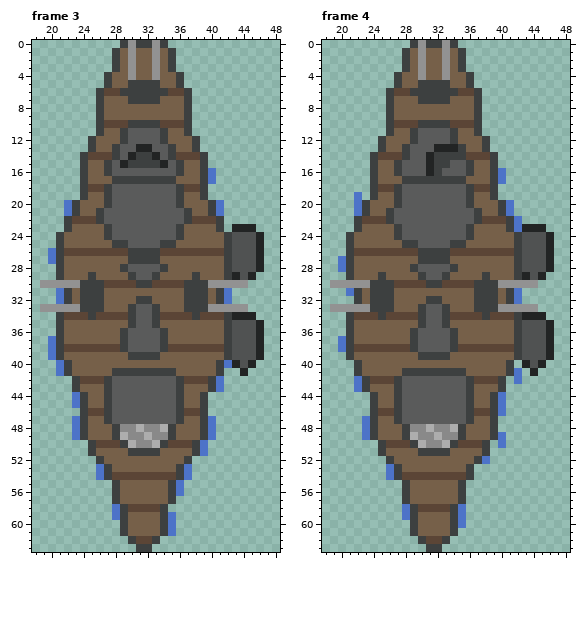
A pixel-art file gets an edit: resources/images/characters/ShipLarge.aseprite. The first picture shows the starting point.
64x64 pixels, 4 frames. Shown: frame 3: x 18..48, y 0..63; frame 4: x 18..48, y 0..63. The commit also changed other frames, which this record leaves out.
After the commit:
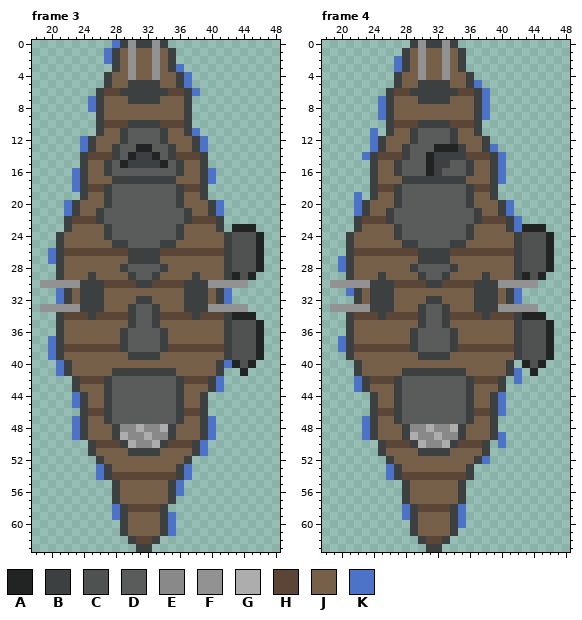
Palette (. is transparent): A #222424  B #3d4040  C #505252  D #5a5b5b  E #898989  F #929292  G #adadad  H #5b4536  J #766049  K #4d73c8
Difference:
Frame 3:
y 0: x 28 . -> K
y 1..2: x 27 . -> K
y 3: x 36 . -> K
y 4..5: x 37 . -> K
y 6: x 38 . -> K
y 7..8: x 25 . -> K
y 11: x 38 . -> K
y 12..13: x 24 . -> K; x 39 . -> K
y 16..18: x 23 . -> K
Frame 4:
y 2..3: x 27 . -> K
y 5: x 37 . -> K
y 6: x 38 . -> K
y 7..9: x 25 . -> K; x 38 . -> K
y 11..12: x 24 . -> K
y 13: x 24 . -> K; x 39 . -> K
y 14: x 23 . -> K; x 40 . -> K
y 15: x 40 . -> K
